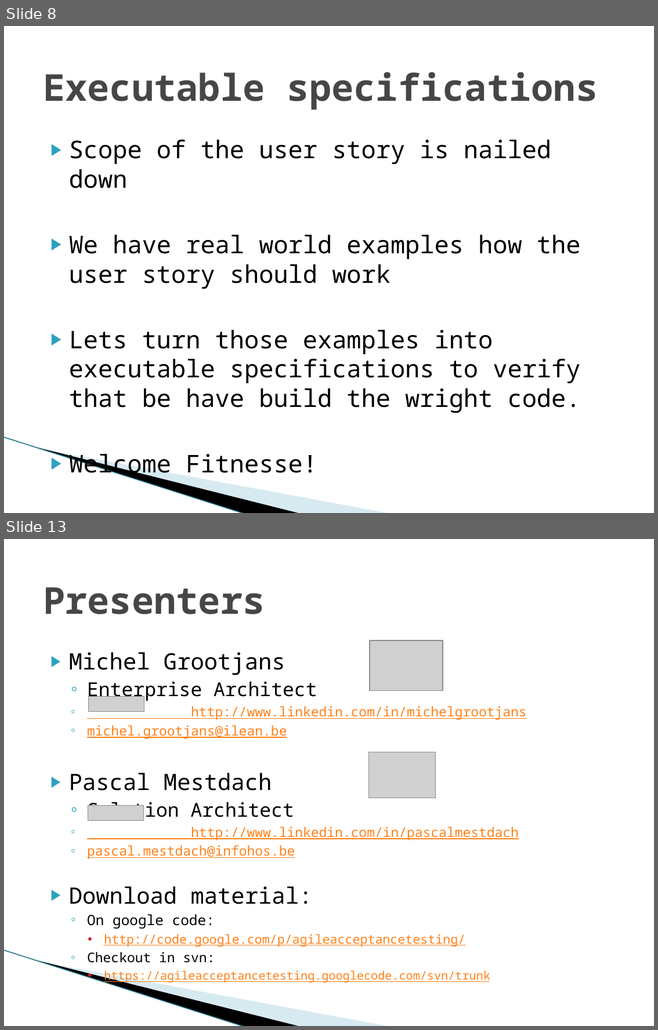
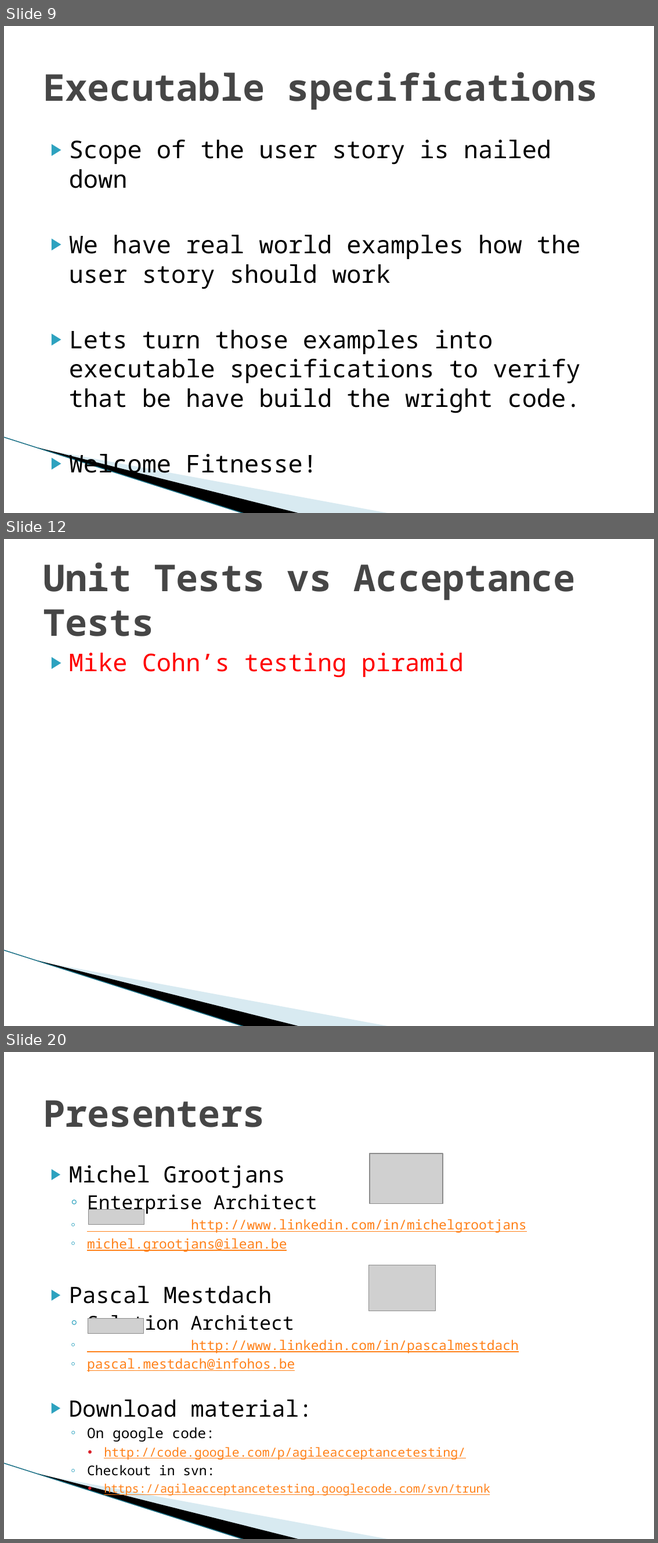
Before and after one commit to michelgrootjans/agileacceptancetesting, a slide deck: Slides/20090514_iLearn_AgileAcceptanceTesting.pptx. Shown one above the other, each under a label of ours: slides 8 and 13 before the commit, slides 9, 12 and 20 after it; the slides between them are not shown. The pictures are 658x1030 and 658x1543 pixels, drawn with LibreOffice and Linux fonts; fonts in the diff are those of the drawing; grey boxes stand for pictures; background and template pictures are left out. Boxes give left, top, right and bottom in pixels: in the first picture for what was removed or moved away, otherwise in the second. Text is boxed around its words. In the diff, an @@ line names an element or a change of style, - is before the commit and + after.

```diff
--- a/Slides/20090514_iLearn_AgileAcceptanceTesting.pptx
+++ b/Slides/20090514_iLearn_AgileAcceptanceTesting.pptx
@@ slide 12 added at box(4, 539, 654, 1026), background #FFFFFF; not listed: 3 template elements that a slide beside it also shows @@
@@ title added at box(43, 562, 576, 636), 41 pt, text #464646, bold @@
+Unit Tests vs Acceptance Tests
@@ text added at box(69, 653, 463, 678), 27 pt, text #FF0000 @@
+▶ Mike Cohn’s testing piramid
@@ what was slide 8 is now slide 9 @@
@@ what was slide 13 is now slide 20 @@
```
Also in this commit, not shown: 3 slides changed, 7 other slides added, 1 slide removed.
